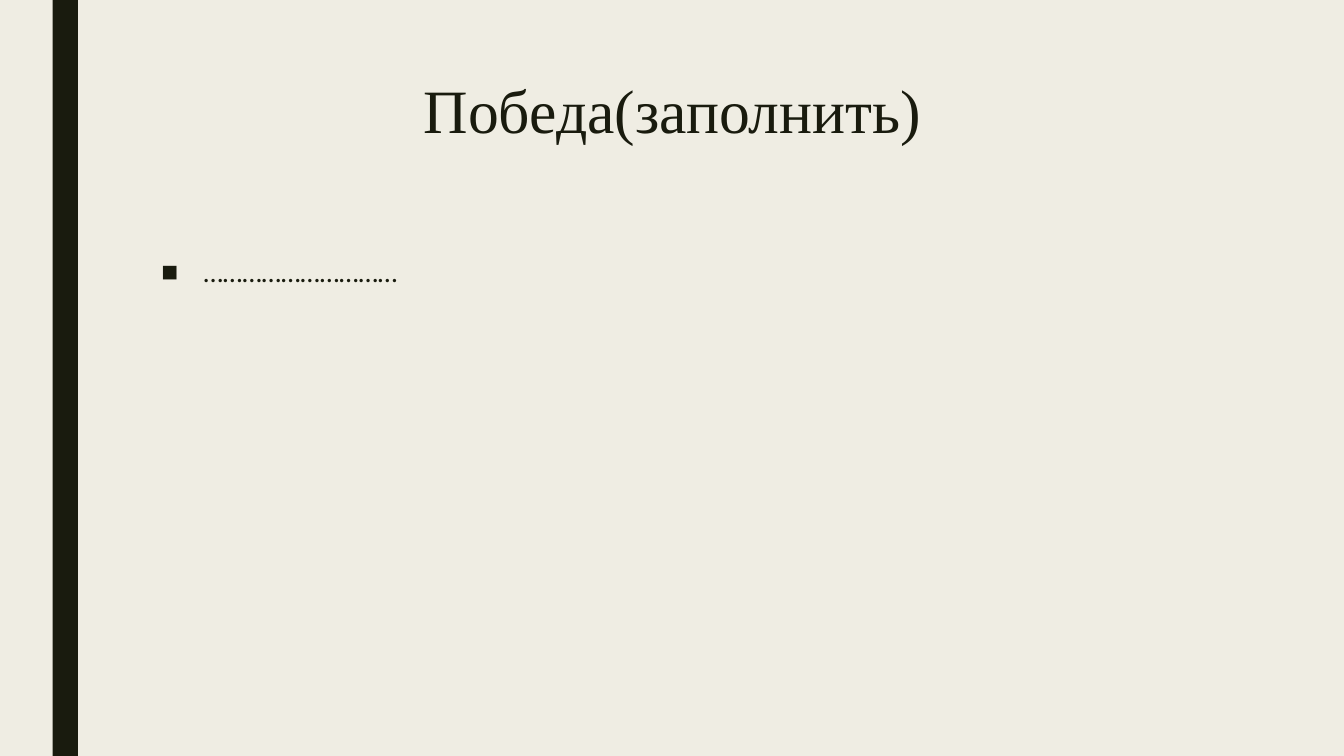
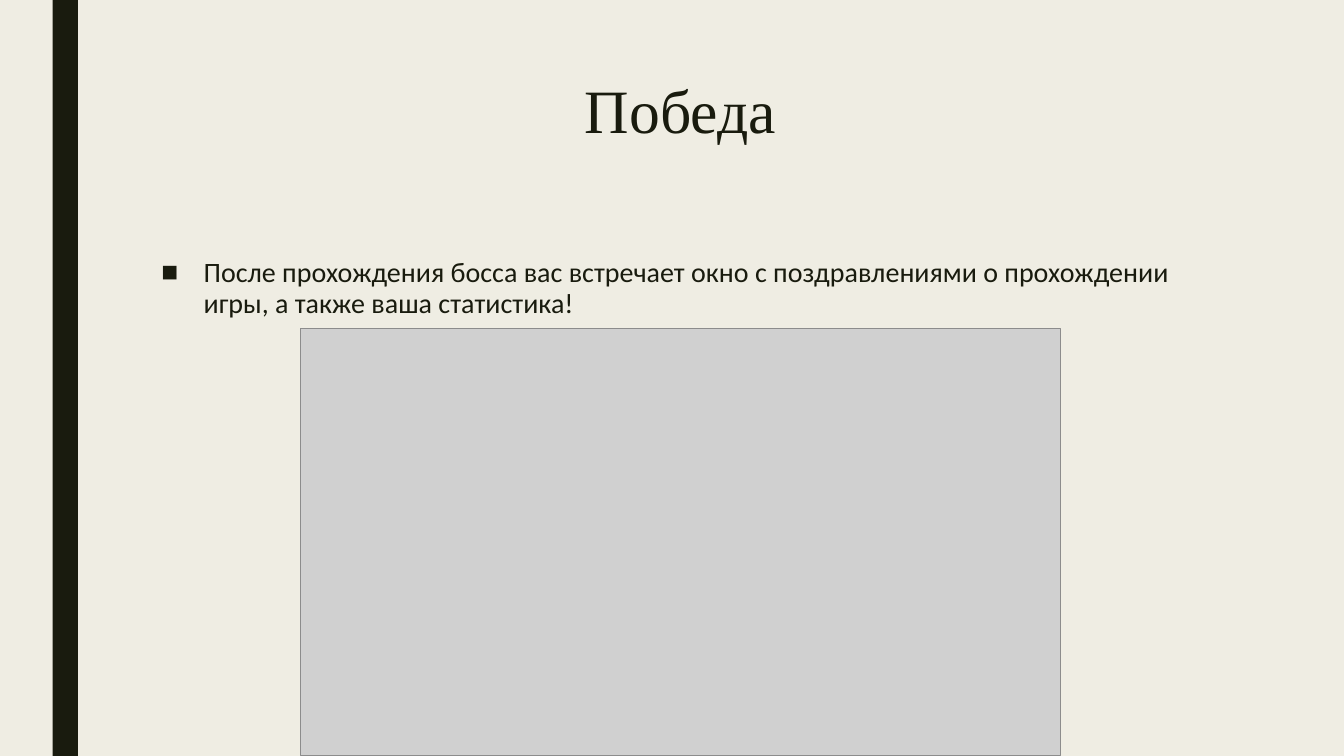
Before and after one commit to t44mas/Space-run, a slide deck: slide 12 of Space-run.pptx. Drawn at 1344x756 pixels with LibreOffice and Linux fonts; fonts in the diff are those of the drawing; grey boxes stand for pictures. Boxes give left, top, right and bottom in pixels: in the first picture for what was removed or moved away, otherwise in the second. Text is boxed around its words. In the diff, an @@ line names an element or a change of style, - is before the commit and + after.

```diff
--- a/Space-run.pptx
+++ b/Space-run.pptx
@@ title at (585, 89, 776, 144): text changed @@
-Победа(заполнить)
+Победа
@@ text at (204, 263, 1168, 318): text changed @@
-■ …………………………
+■ После прохождения босса вас встречает окно с поздравлениями о прохождении игры, а также ваша статистика!
@@ picture added at (300, 329, 1061, 756) @@
```
Also in this commit, not shown: 4 other slides changed, 1 other file.
